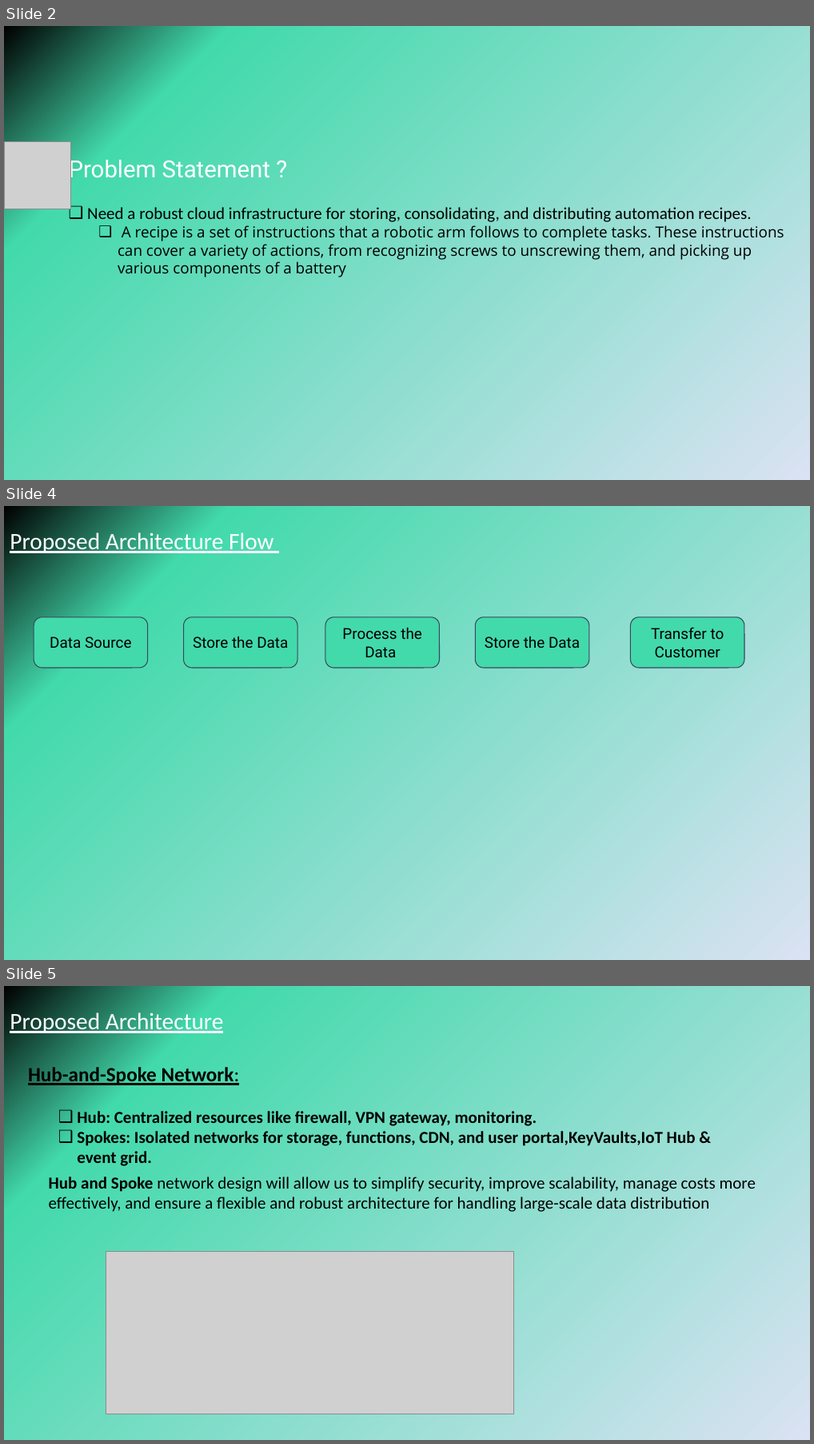
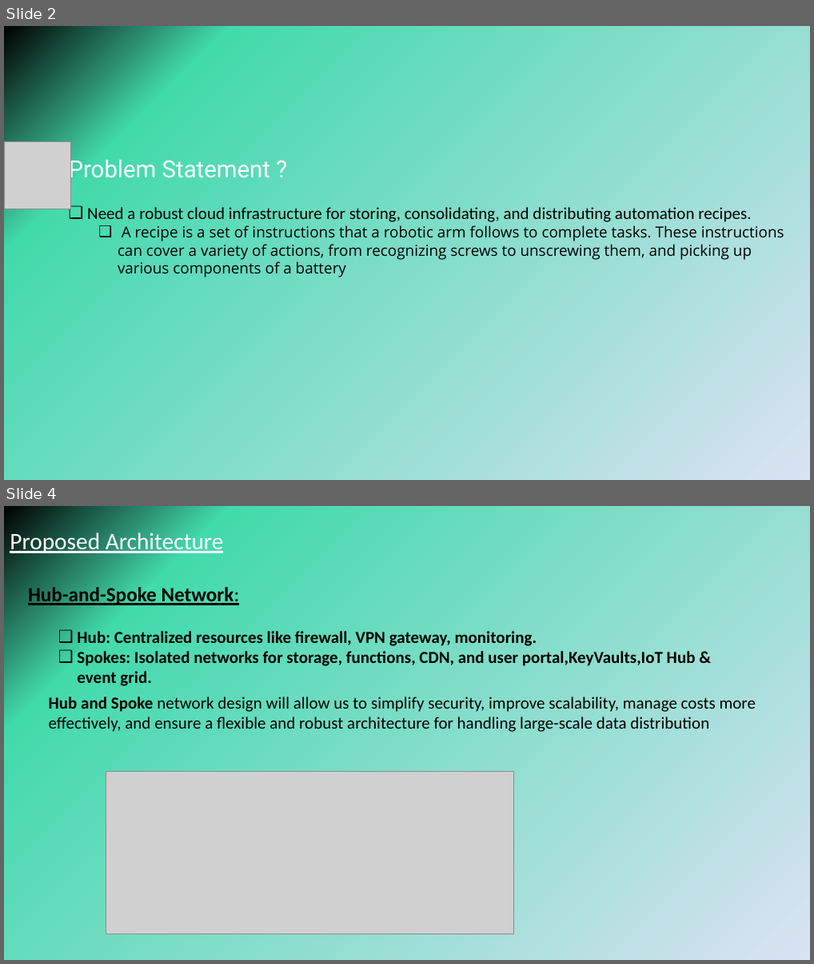
Before and after one commit to Sarathgopal/Circu-Li-ion, a slide deck: Circu Li Ion.pptx. Shown one above the other, each under a label of ours: slides 2, 4 and 5 before the commit, slides 2 and 4 after it; the slides between them are not shown. The pictures are 814x1444 and 814x964 pixels, drawn with LibreOffice and Linux fonts; fonts in the diff are those of the drawing; grey boxes stand for pictures. Boxes give left, top, right and bottom in pixels: in the first picture for what was removed or moved away, otherwise in the second. Text is boxed around its words. In the diff, an @@ line names an element or a change of style, - is before the commit and + after.

```diff
--- a/Circu Li Ion.pptx
+++ b/Circu Li Ion.pptx
@@ slide 4 removed at box(4, 506, 810, 960), background gradient #000000 to #42DAAB to #DAE2F3 @@
@@ text removed at box(10, 529, 274, 555) @@
-Proposed Architecture Flow
@@ rounded rectangle removed at box(34, 617, 148, 668) @@
-Data Source
@@ rounded rectangle removed at box(184, 617, 298, 668) @@
-Store the Data
@@ rounded rectangle removed at box(326, 617, 440, 668) @@
-Process the Data
@@ rounded rectangle removed at box(476, 617, 590, 668) @@
-Store the Data
@@ rounded rectangle removed at box(630, 617, 745, 668) @@
-Transfer to Customer
@@ what was slide 5 is now slide 4 @@
```
Also in this commit, not shown: 1 slide changed.
